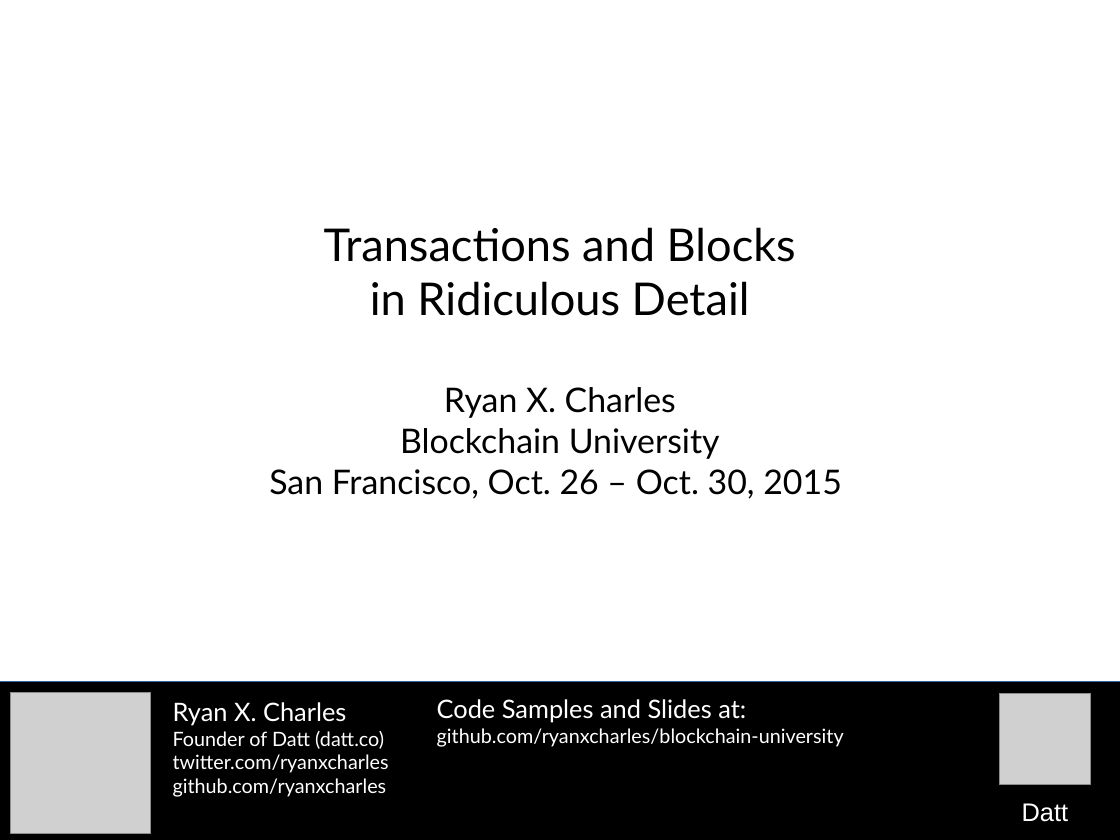
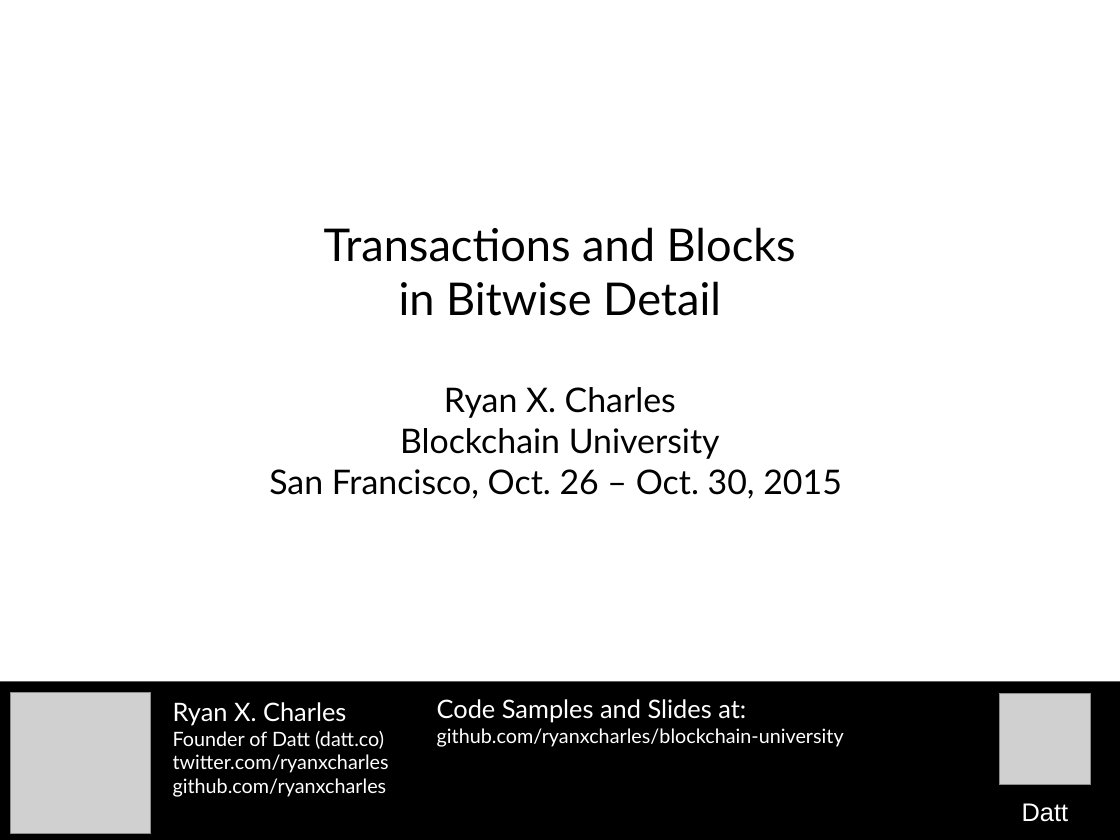
Before and after one commit to camelash/blockchain-university, a slide deck: slide 1 of slides/2015-10-26-transactions-and-blocks.odp. Drawn at 1120x840 pixels with LibreOffice and Linux fonts; fonts in the diff are those of the drawing; grey boxes stand for pictures. Boxes give left, top, right and bottom in pixels: in the first picture for what was removed or moved away, otherwise in the second. Text is boxed around its words. In the diff, an @@ line names an element or a change of style, - is before the commit and + after.

```diff
--- a/slides/2015-10-26-transactions-and-blocks.odp
+++ b/slides/2015-10-26-transactions-and-blocks.odp
@@ subtitle at <box>399,281,721,316</box>: text changed @@
-in Ridiculous Detail
+in Bitwise Detail
```
Also in this commit, not shown: 1 other slide changed, 3 other files.
